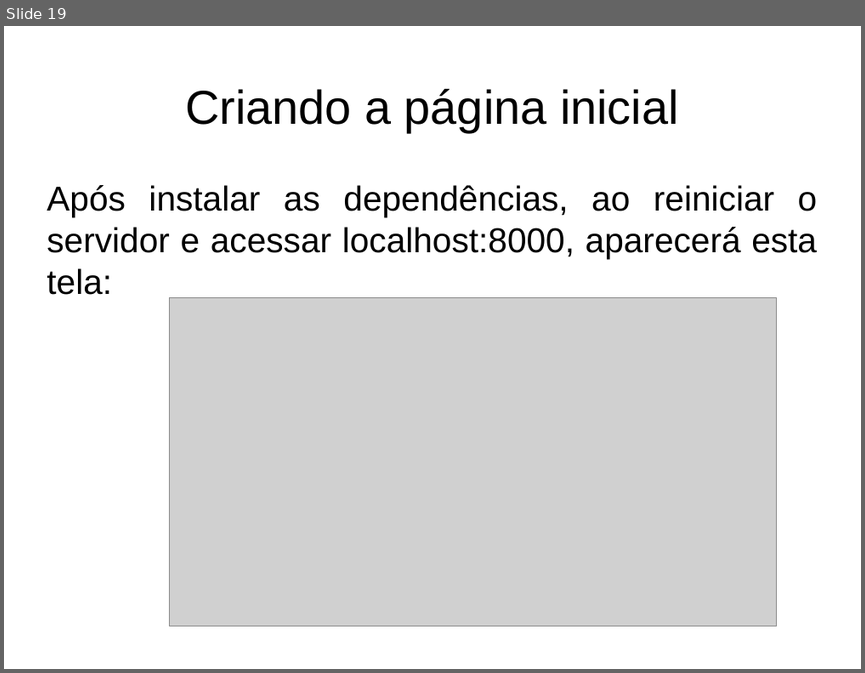
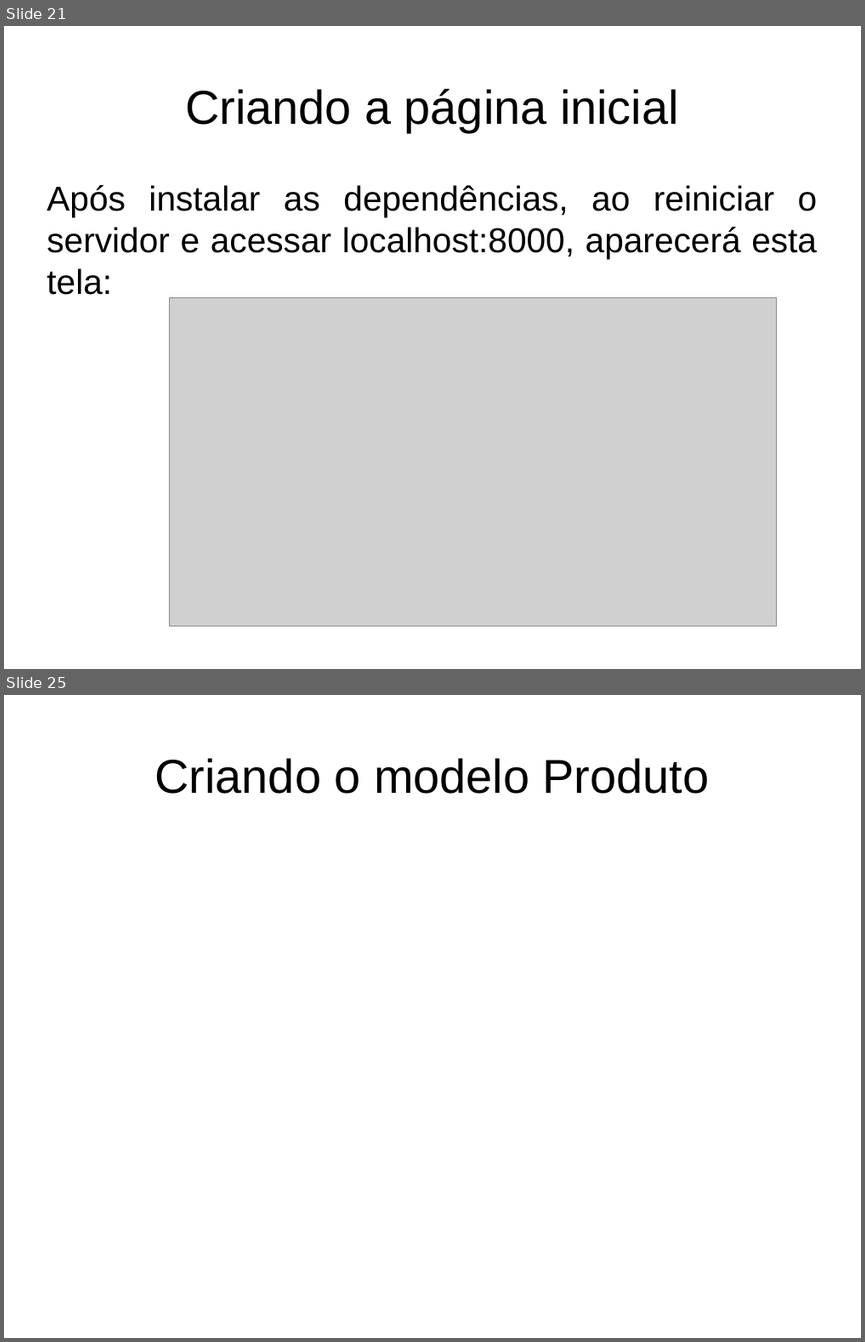
Before and after one commit to fgsl/lojasacme, a slide deck: docs/tutorial.odp. Shown one above the other, each under a label of ours: slide 19 before the commit, slides 21 and 25 after it; the slides between them are not shown. The pictures are 865x673 and 865x1342 pixels, drawn with LibreOffice and Linux fonts; fonts in the diff are those of the drawing; grey boxes stand for pictures. Boxes give left, top, right and bottom in pixels: in the first picture for what was removed or moved away, otherwise in the second. Text is boxed around its words. In the diff, an @@ line names an element or a change of style, - is before the commit and + after.

```diff
--- a/docs/tutorial.odp
+++ b/docs/tutorial.odp
@@ slide 25 added at bbox=[4, 695, 861, 1338], background #FFFFFF @@
@@ title added at bbox=[155, 758, 710, 794], 44 pt, text #000000 @@
+Criando o modelo Produto
@@ what was slide 19 is now slide 21 @@
```
Also in this commit, not shown: 12 other slides added, 4 other files.
